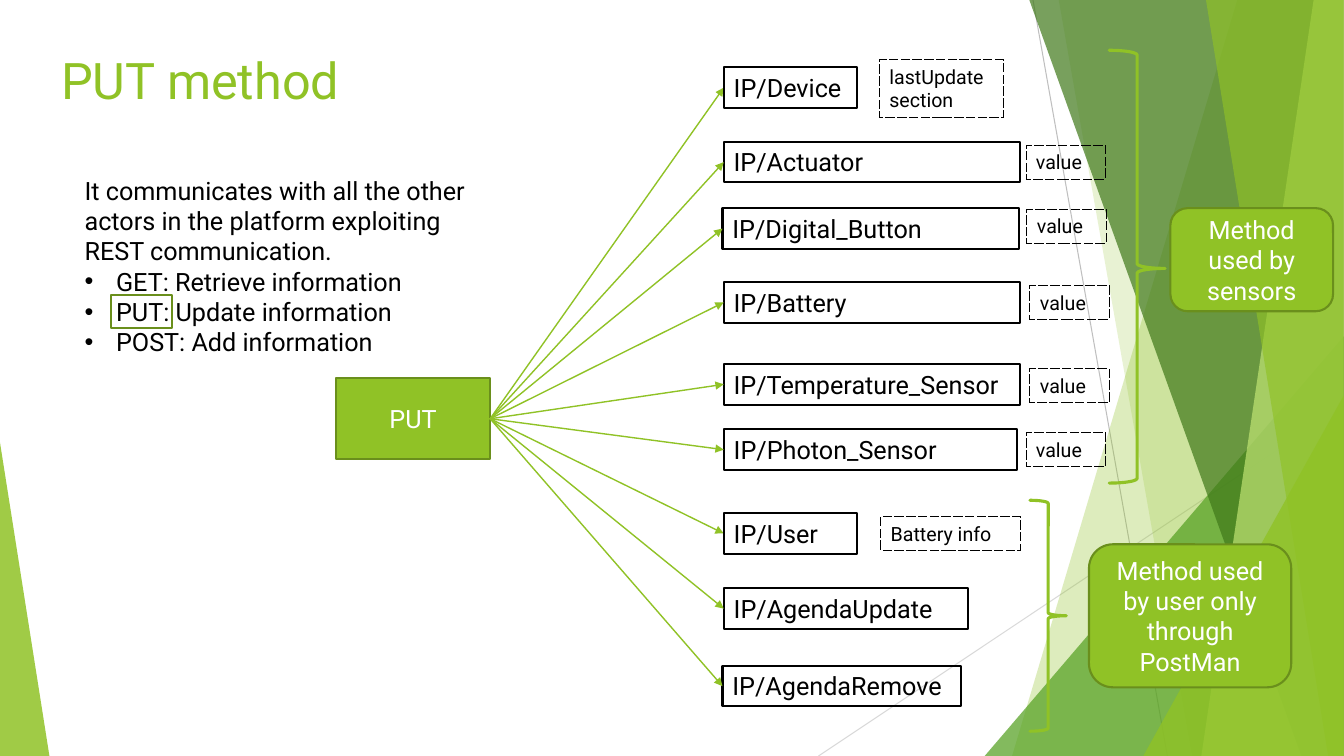
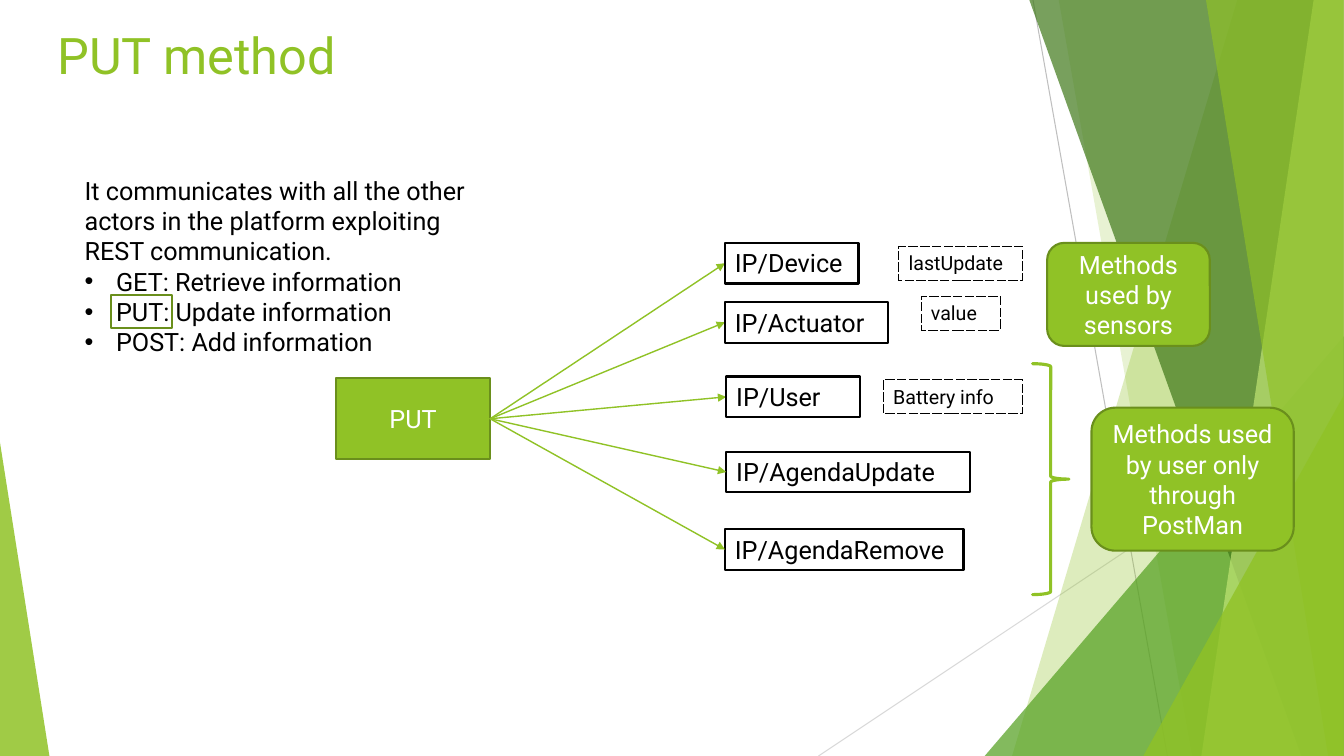
Before and after one commit to annageraci/Battery_Charger_Smart, a slide deck: slide 10 of Materiale Extra/Presentazione del progetto .pptx. Drawn at 1344x756 pixels with LibreOffice and Linux fonts; fonts in the diff are those of the drawing. Boxes give left, top, right and bottom in pixels: in the first picture for what was removed or moved away, otherwise in the second. Text is boxed around its words. In the diff, an @@ line names an element or a change of style, - is before the commit and + after.

```diff
--- a/Materiale Extra/Presentazione del progetto .pptx
+++ b/Materiale Extra/Presentazione del progetto .pptx
@@ title "PUT method": place and size @@
-title "PUT method" at bbox=[61, 61, 339, 100]
+title "PUT method" at bbox=[58, 36, 336, 75]
@@ right brace removed at bbox=[1109, 50, 1165, 483] @@
@@ arrow removed from (490, 418) to (724, 162) @@
@@ rectangle removed at bbox=[723, 209, 1019, 249] @@
-IP/Digital_Button
@@ arrow removed from (490, 418) to (723, 229) @@
@@ rectangle removed at bbox=[1027, 210, 1107, 244] @@
-value
@@ arrow moved from (490, 418) - (724, 88) to (490, 418) - (725, 263) @@
@@ rectangle "IP/Device": place and size @@
-rectangle "IP/Device" at bbox=[724, 68, 857, 108]
+rectangle "IP/Device" at bbox=[725, 243, 858, 283]
@@ rectangle "lastUpdate": place and size @@
-rectangle "lastUpdate" at bbox=[879, 59, 1003, 117]
+rectangle "lastUpdate" at bbox=[899, 246, 1023, 280]
@@ text in rectangle at bbox=[909, 255, 1003, 274]: text changed @@
-lastUpdate section
+lastUpdate
@@ rounded rectangle "Methods used by sensors": place and size @@
-rounded rectangle "Methods used by sensors" at bbox=[1171, 209, 1333, 312]
+rounded rectangle "Methods used by sensors" at bbox=[1048, 243, 1210, 346]
@@ text in rounded rectangle at bbox=[1079, 255, 1178, 335]: text changed @@
-Method used by sensors
+Methods used by sensors
@@ rectangle removed at bbox=[724, 282, 1020, 323] @@
-IP/Battery
@@ rectangle "value": place and size @@
-rectangle "value" at bbox=[1026, 145, 1106, 179]
+rectangle "value" at bbox=[922, 296, 1001, 331]
@@ rectangle removed at bbox=[1030, 285, 1110, 320] @@
-value
@@ arrow moved from (490, 418) - (724, 302) to (490, 418) - (725, 323) @@
@@ rectangle "IP/Actuator": place and size @@
-rectangle "IP/Actuator" at bbox=[724, 142, 1020, 182]
+rectangle "IP/Actuator" at bbox=[725, 302, 887, 343]
@@ arrow removed from (490, 418) to (724, 384) @@
@@ rectangle removed at bbox=[724, 364, 1020, 404] @@
-IP/Temperature_Sensor
@@ rectangle removed at bbox=[1030, 369, 1110, 403] @@
-value
@@ 2 rectangles, 1 right brace: place and size @@
-2 rectangles, 1 right brace at bbox=[723, 500, 1067, 731]
+2 rectangles, 1 right brace at bbox=[725, 364, 1069, 595]
@@ arrow moved from (490, 418) - (724, 533) to (490, 418) - (727, 397) @@
@@ arrow moved from (490, 418) - (723, 687) to (490, 418) - (725, 549) @@
@@ arrow moved from (490, 418) - (724, 609) to (490, 418) - (727, 472) @@
@@ arrow removed from (490, 418) to (724, 450) @@
@@ 2 rectangles, 1 rounded rectangle: place and size @@
-2 rectangles, 1 rounded rectangle at bbox=[724, 513, 1292, 688]
+2 rectangles, 1 rounded rectangle at bbox=[727, 377, 1295, 551]
@@ rectangle removed at bbox=[724, 430, 1017, 470] @@
-IP/Photon_Sensor
@@ rectangle removed at bbox=[1026, 433, 1106, 467] @@
-value
@@ text in rounded rectangle at bbox=[1113, 424, 1272, 535]: text changed @@
-Method used by user only through PostMan
+Methods used by user only through PostMan
```
Also in this commit, not shown: 1 other file.
